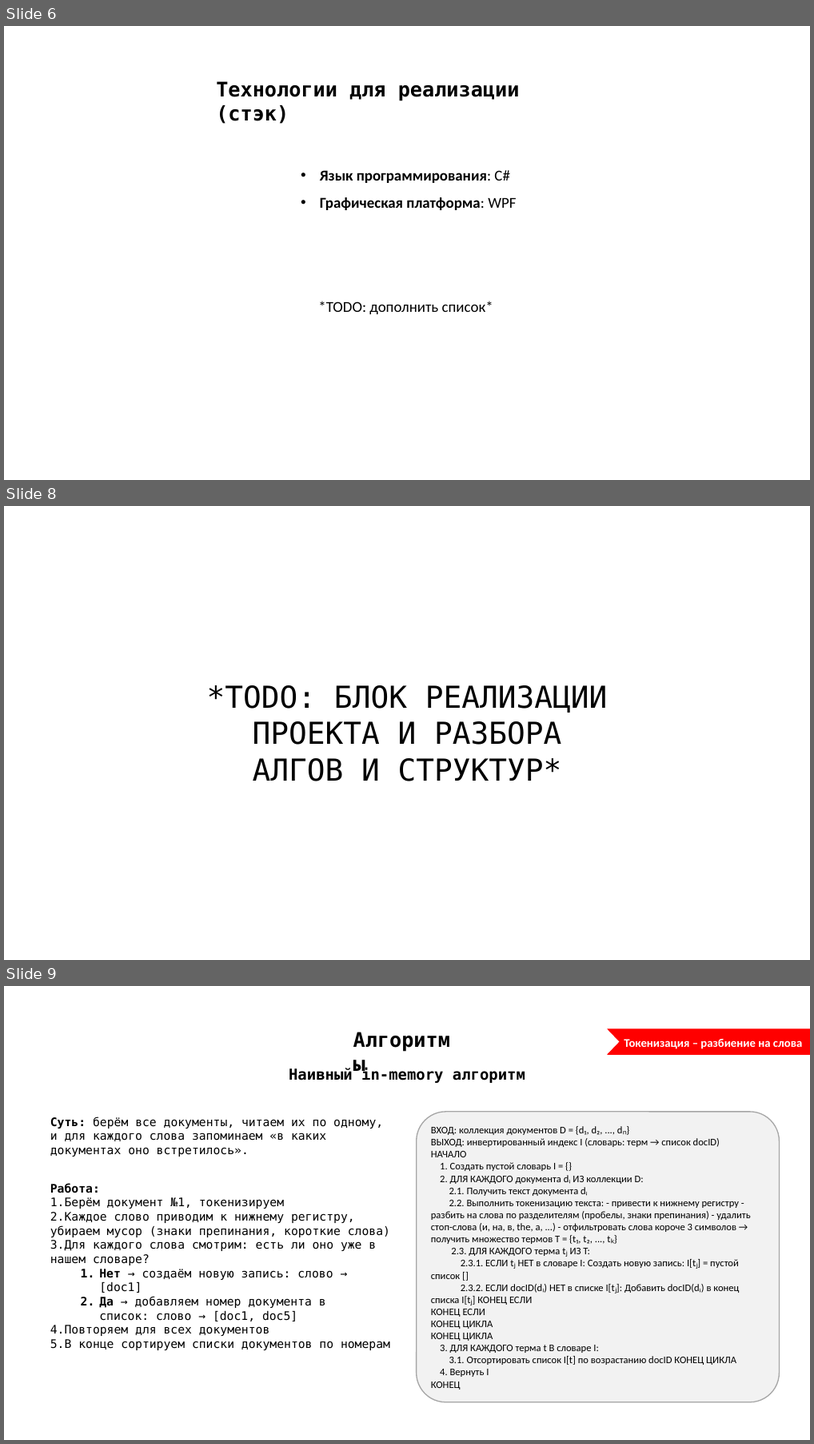
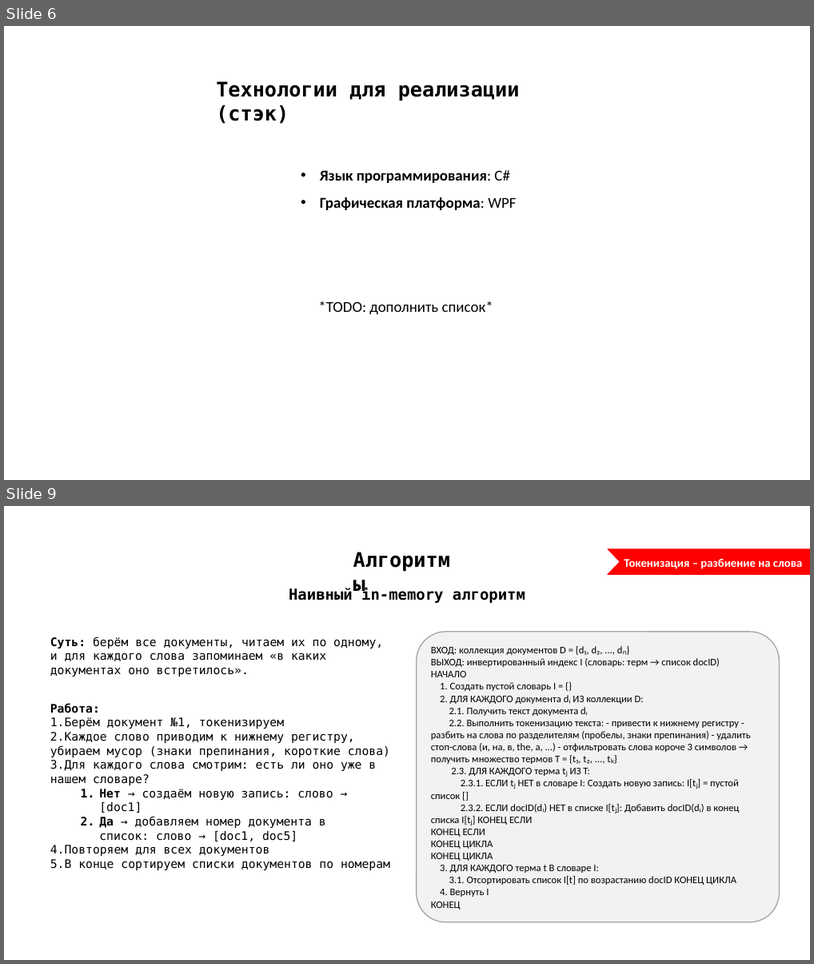
Before and after one commit to 0xK3rn0de/kursach_search, a slide deck: преза.pptx. Shown one above the other, each under a label of ours: slides 6, 8 and 9 before the commit, slides 6 and 9 after it; the slides between them are not shown. The pictures are 814x1444 and 814x964 pixels, drawn with LibreOffice and Linux fonts; fonts in the diff are those of the drawing. Boxes give left, top, right and bottom in pixels: in the first picture for what was removed or moved away, otherwise in the second. Text is boxed around its words. In the diff, an @@ line names an element or a change of style, - is before the commit and + after.

```diff
--- a/преза.pptx
+++ b/преза.pptx
@@ slide 8 removed at (x1=4, y1=506, x2=810, y2=960), background #FFFFFF @@
@@ text removed at (x1=207, y1=685, x2=608, y2=781) @@
-*TODO: БЛОК РЕАЛИЗАЦИИ ПРОЕКТА И РАЗБОРА АЛГОВ И СТРУКТУР*
```
Also in this commit, not shown: 2 slides added, 1 other slide removed, 2 other files.
